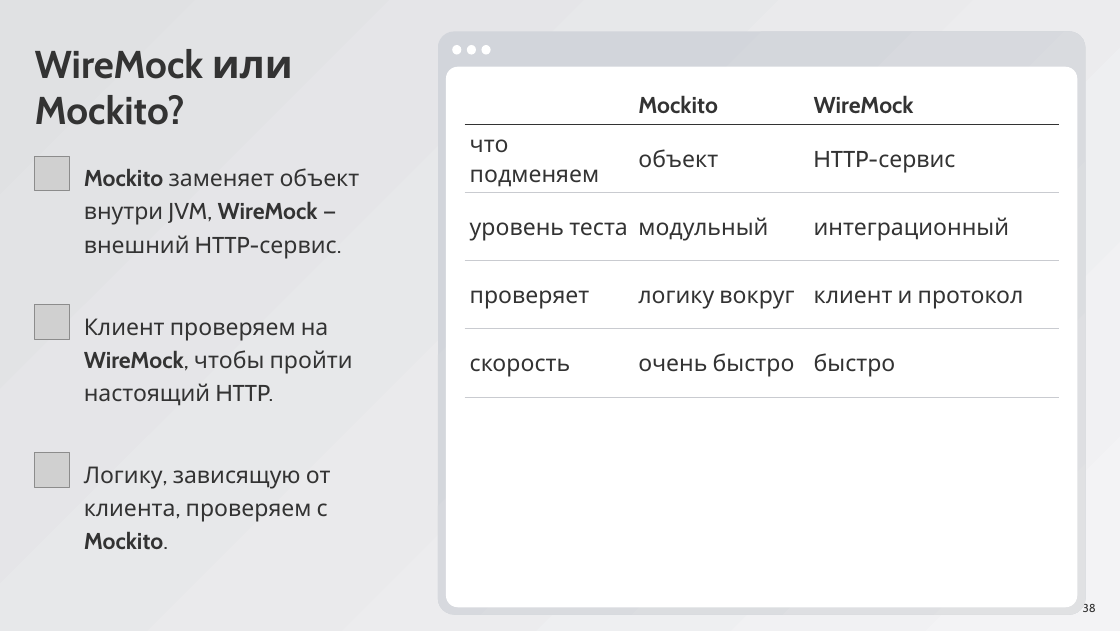
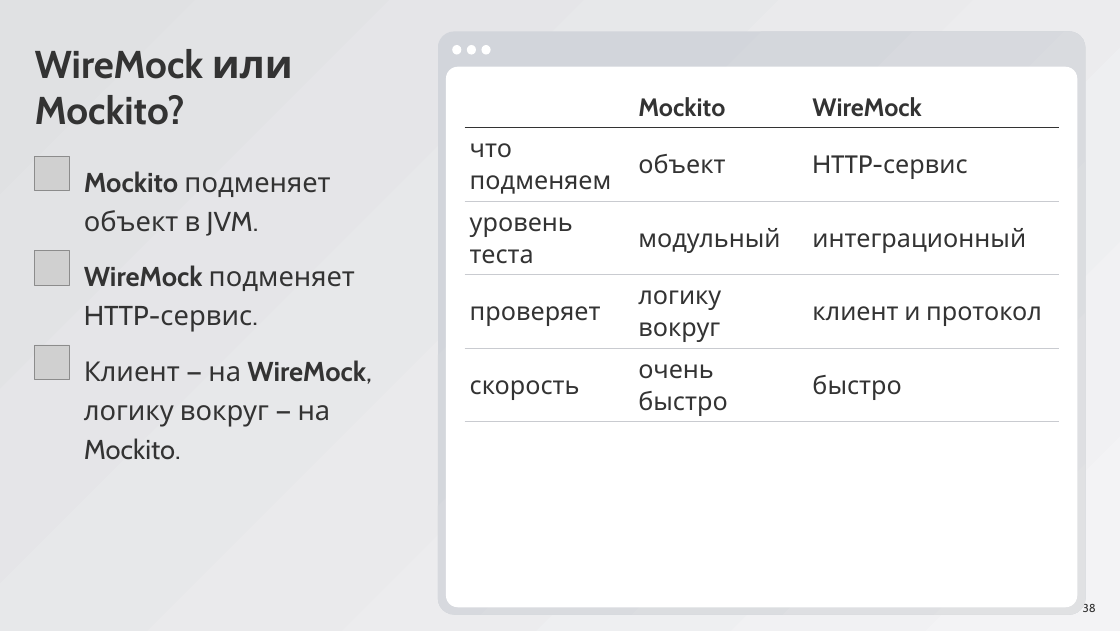
Before and after one commit to ArthurAipov/market-pulse-innopolis, a slide deck: slide 38 of advanced/docs/seminar8/Семинар 8.pptx. Drawn at 1120x631 pixels with LibreOffice and Linux fonts; fonts in the diff are those of the drawing; grey boxes stand for pictures. Boxes give left, top, right and bottom in pixels: in the first picture for what was removed or moved away, otherwise in the second. Text is boxed around its words. In the diff, an @@ line names an element or a change of style, - is before the commit and + after.

```diff
--- a/advanced/docs/seminar8/Семинар 8.pptx
+++ b/advanced/docs/seminar8/Семинар 8.pptx
@@ table at (465, 85, 1059, 422) @@
@@ size 32 to 35 pt @@
@@ text added at (84, 171, 330, 236), 38 pt, text #333333 @@
+Mockito подменяет объект в JVM.
@@ picture: place and size @@
-picture at (35, 453, 69, 487)
+picture at (35, 251, 69, 286)
@@ text at (84, 265, 355, 332): text changed; size 32 to 38 pt @@
-Mockito заменяет объект внутри JVM, WireMock — внешний HTTP-сервис.
+WireMock подменяет HTTP-сервис.
@@ picture: place and size @@
-picture at (35, 305, 69, 339)
+picture at (35, 345, 69, 380)
@@ text at (84, 360, 372, 460): text changed; size 32 to 38 pt @@
-Клиент проверяем на WireMock, чтобы пройти настоящий HTTP.
+Клиент — на WireMock, логику вокруг — на Mockito.
@@ text removed at (84, 466, 331, 550) @@
-Логику, зависящую от клиента, проверяем с Mockito.
```
Also in this commit, not shown: 31 other slides changed.
